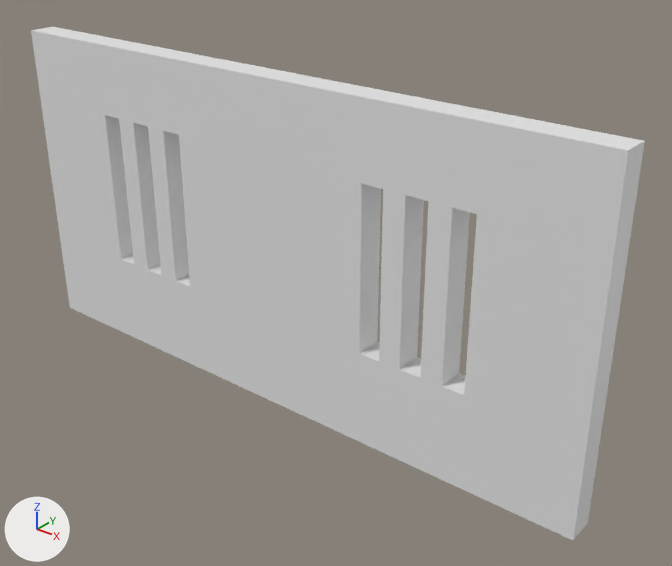
Two versions of the FBX model Assets/FBXReadyForImport/UpdatedTiles/WindowWall_6x3.fbx, one commit apart.
Rendered twice from a camera (50 mm lens) standing at (4.99, -5.55, 4.72) and looking at (0.48, 0.1, 1.22). The axes (+X, +Y, +Z) are drawn at lower left. The lights are the same throughout.

The first picture shows 'WindowWall_6x3'.
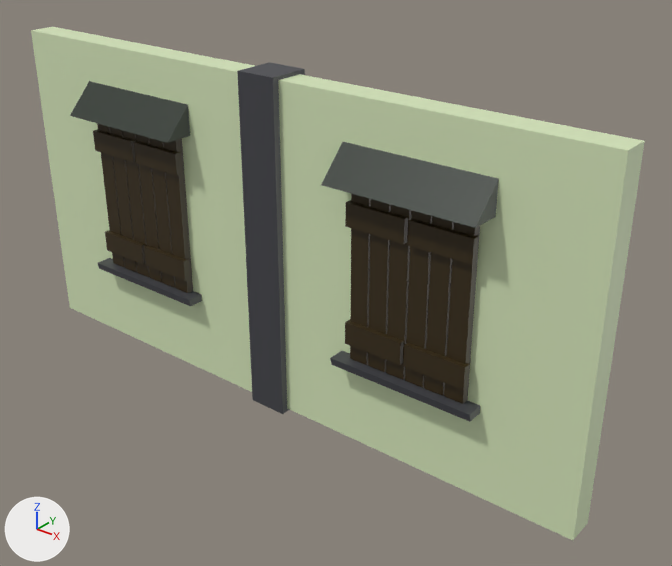
Changed parts and their boxes [x1, y1, x2, y2] in the pictures (672 x 566 px):
part 1 of me_cube_004, added (brown)
    after: [110, 127, 137, 272]
part 2 of me_cube_004, added (brown)
    after: [93, 129, 136, 162]
part 3 of me_cube_004, added (brown)
    after: [163, 138, 193, 293]
part 4 of me_cube_004, added (brown)
    after: [105, 230, 146, 264]
part 5 of me_cube_004, added (brown)
    after: [144, 245, 190, 281]
part 6 of me_cube_004, added (brown)
    after: [134, 141, 183, 175]
part 7 of me_cube_004, added (brown)
    after: [150, 138, 175, 288]
part 8 of me_cube_004, added (brown)
    after: [123, 131, 150, 277]
part 9 of me_cube_004, added (brown)
    after: [136, 134, 162, 283]
part 10 of me_cube_004, added (brown)
    after: [97, 123, 125, 267]
part 11 of me_cube_004, added (brown)
    after: [368, 199, 391, 372]
part 12 of me_cube_004, added (brown)
    after: [345, 200, 408, 244]
part 13 of me_cube_004, added (brown)
    after: [444, 222, 480, 404]
part 14 of me_cube_004, added (brown)
    after: [345, 320, 404, 365]
part 15 of me_cube_004, added (brown)
    after: [404, 343, 470, 390]
part 16 of me_cube_004, added (brown)
    after: [408, 219, 479, 265]
part 17 of me_cube_004, added (brown)
    after: [424, 216, 454, 395]
part 18 of me_cube_004, added (brown)
    after: [386, 205, 411, 380]
part 19 of me_cube_004, added (brown)
    after: [405, 210, 433, 388]
part 20 of me_cube_004, added (brown)
    after: [350, 194, 371, 365]
part 21 of me_cube_004, added
    after: [70, 62, 499, 422]
part 22 of me_cube_004, recoloured (grey to green)
    both: [31, 27, 645, 540]
part 23 of me_cube_004, recoloured
    before: [105, 115, 470, 395]

Diff of the bpy script that builds the scene:
```diff
--- a/Assets/FBXReadyForImport/UpdatedTiles/WindowWall_6x3.fbx.py
+++ b/Assets/FBXReadyForImport/UpdatedTiles/WindowWall_6x3.fbx.py
@@ mat_stucco @@
+mat_stucco = principled_material('Stucco')
+mat_stucco.base_color = (0.681, 0.8, 0.5)  # green #d7e7bc
@@ mat_darkwood @@
+mat_darkwood = principled_material('DarkWood')
+mat_darkwood.base_color = (0.0374, 0.0223, 0.00412)  # brown #36290d
@@ me_cube_004 @@
-me_cube_004.from_pydata(...)  # 66 vertices, 42 faces; spans x -3.0..3.0, y -0.25..0.0, z 0.0..3.0
+me_cube_004.from_pydata(...)  # 434 vertices, 318 faces; spans x -3.0..3.0, y -0.51..0.28, z -0.03..3.03
+# me_cube_004 part 1: a new loose piece, a box spanning x -1.854..-1.688, y -0.321..-0.251, z 0.842..2.359, in mat_darkwood (brown #36290d)
+# me_cube_004 part 2: a new loose piece, a box spanning x -2.058..-1.517, y -0.363..-0.293, z 2.014..2.209, in mat_darkwood (brown #36290d)
+# me_cube_004 part 3: a new loose piece, a box spanning x -1.128..-0.962, y -0.321..-0.251, z 0.842..2.359, in mat_darkwood (brown #36290d)
+# me_cube_004 part 4: a new loose piece, a box spanning x -2.058..-1.517, y -0.363..-0.293, z 0.991..1.187, in mat_darkwood (brown #36290d)
+# me_cube_004 part 5: a new loose piece, a box spanning x -1.48..-0.939, y -0.363..-0.293, z 0.991..1.187, in mat_darkwood (brown #36290d)
+# me_cube_004 part 6: a new loose piece, a box spanning x -1.48..-0.939, y -0.363..-0.293, z 2.014..2.209, in mat_darkwood (brown #36290d)
+# me_cube_004 part 7: a new loose piece, a box spanning x -1.309..-1.143, y -0.321..-0.251, z 0.842..2.359, in mat_darkwood (brown #36290d)
+# me_cube_004 part 8: a new loose piece, a box spanning x -1.673..-1.507, y -0.321..-0.251, z 0.842..2.359, in mat_darkwood (brown #36290d)
+# me_cube_004 part 9: a new loose piece, a box spanning x -1.49..-1.324, y -0.321..-0.251, z 0.842..2.359, in mat_darkwood (brown #36290d)
+# me_cube_004 part 10: a new loose piece, a box spanning x -2.035..-1.869, y -0.321..-0.251, z 0.842..2.359, in mat_darkwood (brown #36290d)
+# me_cube_004 part 11: a new loose piece, a box spanning x 1.141..1.307, y -0.321..-0.251, z 0.842..2.359, in mat_darkwood (brown #36290d)
+# me_cube_004 part 12: a new loose piece, a box spanning x 0.937..1.478, y -0.363..-0.293, z 2.014..2.209, in mat_darkwood (brown #36290d)
+# me_cube_004 part 13: a new loose piece, a box spanning x 1.867..2.033, y -0.321..-0.251, z 0.842..2.359, in mat_darkwood (brown #36290d)
+# me_cube_004 part 14: a new loose piece, a box spanning x 0.937..1.478, y -0.363..-0.293, z 0.991..1.187, in mat_darkwood (brown #36290d)
+# me_cube_004 part 15: a new loose piece, a box spanning x 1.515..2.056, y -0.363..-0.293, z 0.991..1.187, in mat_darkwood (brown #36290d)
+# me_cube_004 part 16: a new loose piece, a box spanning x 1.515..2.056, y -0.363..-0.293, z 2.014..2.209, in mat_darkwood (brown #36290d)
+# me_cube_004 part 17: a new loose piece, a box spanning x 1.686..1.852, y -0.321..-0.251, z 0.842..2.359, in mat_darkwood (brown #36290d)
+# me_cube_004 part 18: a new loose piece, a box spanning x 1.322..1.488, y -0.321..-0.251, z 0.842..2.359, in mat_darkwood (brown #36290d)
+# me_cube_004 part 19: a new loose piece, a box spanning x 1.505..1.671, y -0.321..-0.251, z 0.842..2.359, in mat_darkwood (brown #36290d)
+# me_cube_004 part 20: a new loose piece, a box spanning x 0.96..1.126, y -0.321..-0.251, z 0.842..2.359, in mat_darkwood (brown #36290d)
+# me_cube_004 part 21: 128 vertices added at x -2.18..2.15, y -0.51..0.28, z -0.03..3.03
+# me_cube_004 part 22: 10 faces spanning x -3.0..3.0, y -0.25..0.0, z 0.0..3.0 switch from no material to mat_stucco (green #d7e7bc)
+# me_cube_004 part 23: 32 faces spanning x -2.0..2.0, y -0.25..0.0, z 0.87..2.34 switch from no material to mat_darkwood (brown #36290d)
+me_cube_004.materials.append(mat_stone)  # dark grey #434449
+me_cube_004.materials.append(mat_woodentiles)  # black #1e2b1f
```
